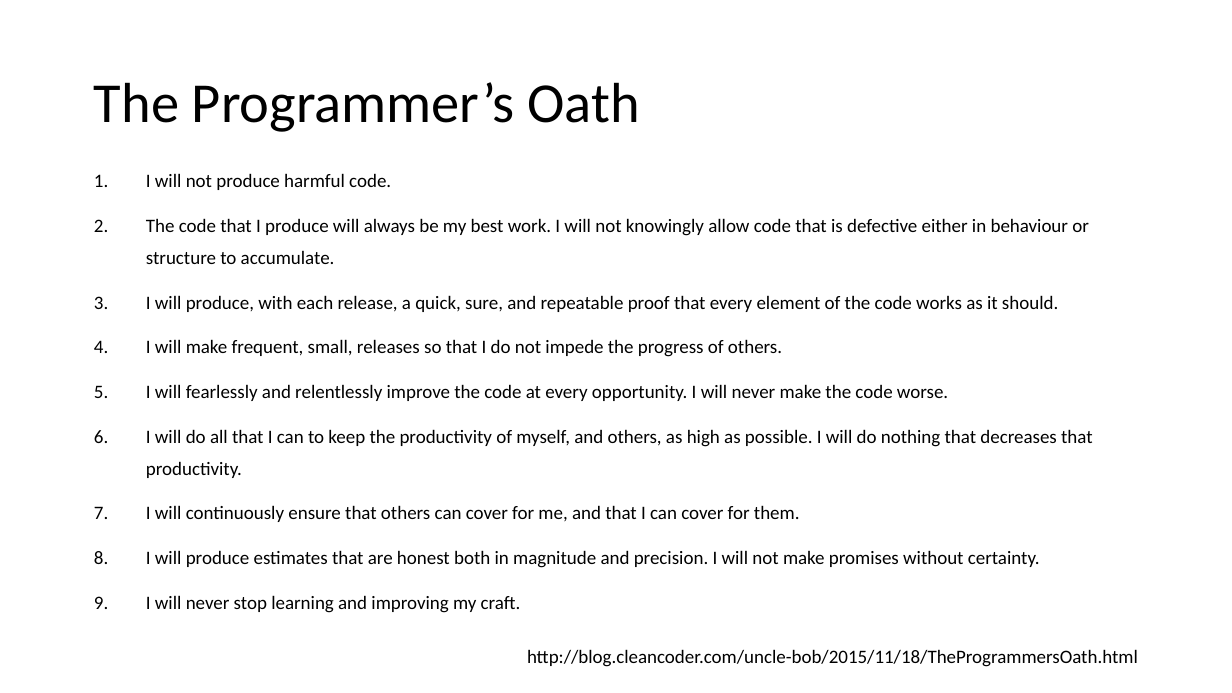
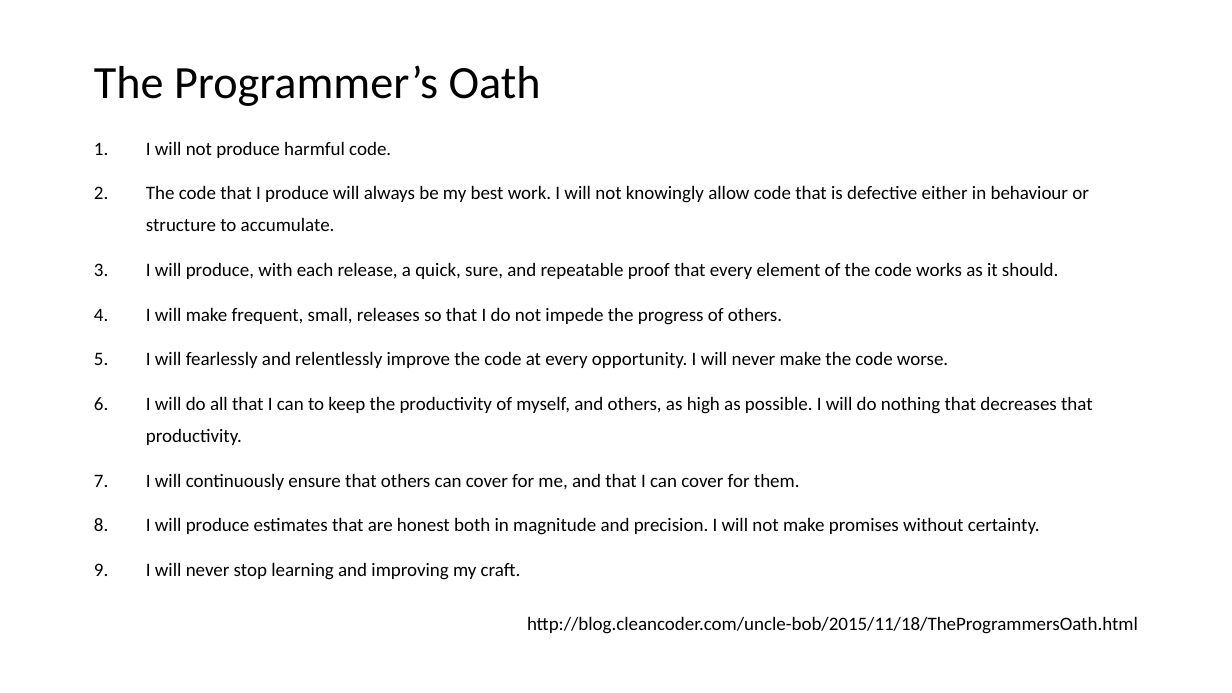
Before and after one commit to docljn/phpunit-or-prophecy-for-mocks, a slide deck: slide 8 of Creating Unit Test Mocks - PHPUnit or Prophecy.odp. Drawn at 1232x693 pixels with LibreOffice and Linux fonts; fonts in the diff are those of the drawing. Boxes give left, top, right and bottom in pixels: in the first picture for what was removed or moved away, otherwise in the second. Text is boxed around its words. In the diff, an @@ line names an element or a change of style, - is before the commit and + after.

```diff
--- a/Creating Unit Test Mocks - PHPUnit or Prophecy.odp
+++ b/Creating Unit Test Mocks - PHPUnit or Prophecy.odp
@@ title "The Programmer’s Oath" at box(94, 65, 541, 106): size 44 to 36 pt @@
@@ text "I will not produce harmful ...": place and size @@
-text "I will not produce harmful ..." at box(146, 173, 1138, 667)
+text "I will not produce harmful ..." at box(146, 141, 1138, 634)
```
Also in this commit, not shown: 5 other slides changed, 1 slide added, 1 other file.
